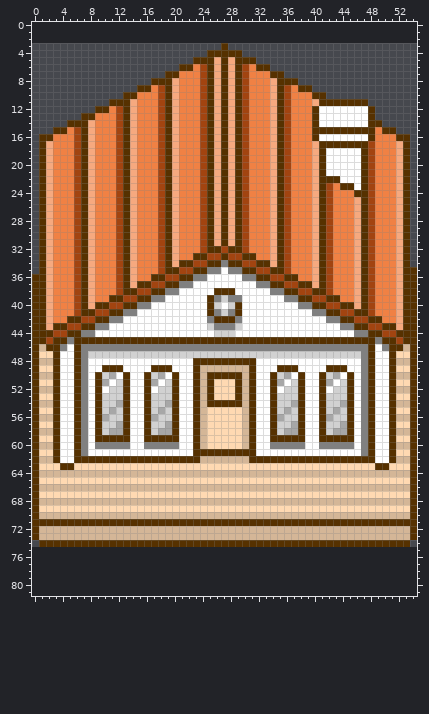
Sprite sheet: Aria/Assets/Sprites/building1.png. Above, as it was before the edit.
The file is 55x72 pixels. The old version is drawn lined up with the new one, on the new canvas.
After:
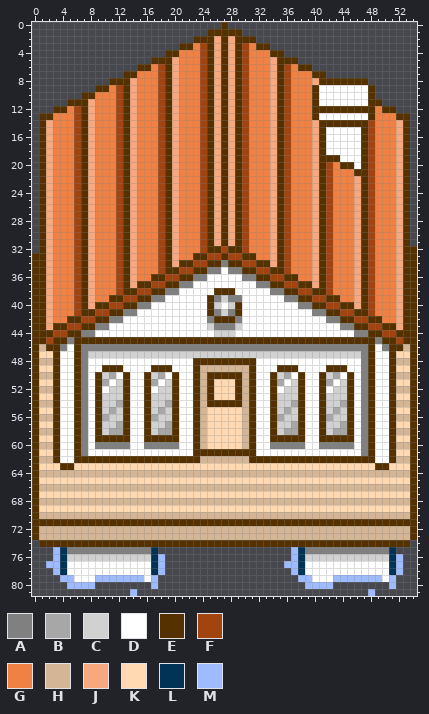
Palette (. is transparent): A #808080  B #a7a7a7  C #d1d1d1  D #ffffff  E #563100  F #a24410  G #f08144  H #d4b697  J #f6a97f  K #ffd9b2  L #003356  M #9fbbff
The author wrote: Edited miscellaneous buildings to contain floating pillars
Difference:
canvas 55x72 -> 55x82, the old top-left corner now at 0,3
@@ x 0..54 @@
- 0 .......................................................
- 1 .......................................................
- 2 .......................................................
- 3 ...........................E...........................
- 4 .........................EEEEE.........................
- 5 .......................EEEJEJEEE.......................
- 6 .....................EEGFEJEJEFGEE.....................
- 7 ...................EEGGGFEJEJEFGGGEE...................
- 8 .................EEEJGGGFEJEJEFGGGJEEE.................
- 9 ...............EEGFEJGGGFEJEJEFGGGJEFGEE...............
-10 .............EEGGGFEJGGGFEJEJEFGGGJEFGGGEE.............
-11 ...........EEEJGGGFEJGGGFEJEJEFGGGJEFGGGJEEEEEEE.......
-12 .........EEGFEJGGGFEJGGGFEJEJEFGGGJEFGGGEDDDDDDDE......
-13 .......EEGGGFEJGGGFEJGGGFEJEJEFGGGJEFGGGEDDDDDDDE......
-14 .....EEEJGGGFEJGGGFEJGGGFEJEJEFGGGJEFGGGEDDDDDDDEE.....
-15 ...EEGFEJGGGFEJGGGFEJGGGFEJEJEFGGGJEFGGGEEEEEEEEEGEE...
-16 .EEGGGFEJGGGFEJGGGFEJGGGFEJEJEFGGGJEFGGGEDDDDDDDEGGGEE.
-17 .EJGGGFEJGGGFEJGGGFEJGGGFEJEJEFGGGJEFGGGJEEEEEEEFGGGJE.
+ 0 ...........................E...........................
+ 1 .........................EEEEE.........................
+ 2 .......................EEEJEJEEE.......................
+ 3 .....................EEGFEJEJEFGEE.....................
+ 4 ...................EEGGGFEJEJEFGGGEE...................
+ 5 .................EEEJGGGFEJEJEFGGGJEEE.................
+ 6 ...............EEGFEJGGGFEJEJEFGGGJEFGEE...............
+ 7 .............EEGGGFEJGGGFEJEJEFGGGJEFGGGEE.............
+ 8 ...........EEEJGGGFEJGGGFEJEJEFGGGJEFGGGJEEEEEEE.......
+ 9 .........EEGFEJGGGFEJGGGFEJEJEFGGGJEFGGGEDDDDDDDE......
+10 .......EEGGGFEJGGGFEJGGGFEJEJEFGGGJEFGGGEDDDDDDDE......
+11 .....EEEJGGGFEJGGGFEJGGGFEJEJEFGGGJEFGGGEDDDDDDDEE.....
+12 ...EEGFEJGGGFEJGGGFEJGGGFEJEJEFGGGJEFGGGEEEEEEEEEGEE...
+13 .EEGGGFEJGGGFEJGGGFEJGGGFEJEJEFGGGJEFGGGEDDDDDDDEGGGEE.
+14 .EJGGGFEJGGGFEJGGGFEJGGGFEJEJEFGGGJEFGGGJEEEEEEEFGGGJE.
+15 .EJGGGFEJGGGFEJGGGFEJGGGFEJEJEFGGGJEFGGGJEDDDDDEFGGGJE.
+16 .EJGGGFEJGGGFEJGGGFEJGGGFEJEJEFGGGJEFGGGJEDDDDDEFGGGJE.
+17 .EJGGGFEJGGGFEJGGGFEJGGGFEJEJEFGGGJEFGGGJEDDDDDEFGGGJE.
 18 .EJGGGFEJGGGFEJGGGFEJGGGFEJEJEFGGGJEFGGGJEDDDDDEFGGGJE.
-19 .EJGGGFEJGGGFEJGGGFEJGGGFEJEJEFGGGJEFGGGJEDDDDDEFGGGJE.
-20 .EJGGGFEJGGGFEJGGGFEJGGGFEJEJEFGGGJEFGGGJEDDDDDEFGGGJE.
-21 .EJGGGFEJGGGFEJGGGFEJGGGFEJEJEFGGGJEFGGGJEDDDDDEFGGGJE.
-22 .EJGGGFEJGGGFEJGGGFEJGGGFEJEJEFGGGJEFGGGJEEEDDDEFGGGJE.
-23 .EJGGGFEJGGGFEJGGGFEJGGGFEJEJEFGGGJEFGGGJEFGEEDEFGGGJE.
-24 .EJGGGFEJGGGFEJGGGFEJGGGFEJEJEFGGGJEFGGGJEFGGGEEFGGGJE.
+19 .EJGGGFEJGGGFEJGGGFEJGGGFEJEJEFGGGJEFGGGJEEEDDDEFGGGJE.
+20 .EJGGGFEJGGGFEJGGGFEJGGGFEJEJEFGGGJEFGGGJEFGEEDEFGGGJE.
+21 .EJGGGFEJGGGFEJGGGFEJGGGFEJEJEFGGGJEFGGGJEFGGGEEFGGGJE.
+22 .EJGGGFEJGGGFEJGGGFEJGGGFEJEJEFGGGJEFGGGJEFGGGJEFGGGJE.
+23 .EJGGGFEJGGGFEJGGGFEJGGGFEJEJEFGGGJEFGGGJEFGGGJEFGGGJE.
+24 .EJGGGFEJGGGFEJGGGFEJGGGFEJEJEFGGGJEFGGGJEFGGGJEFGGGJE.
 25 .EJGGGFEJGGGFEJGGGFEJGGGFEJEJEFGGGJEFGGGJEFGGGJEFGGGJE.
@@ x 0..54 @@
 31 .EJGGGFEJGGGFEJGGGFEJGGGFEJEJEFGGGJEFGGGJEFGGGJEFGGGJE.
-32 .EJGGGFEJGGGFEJGGGFEJGGGFEEFEEFGGGJEFGGGJEFGGGJEFGGGJE.
-33 .EJGGGFEJGGGFEJGGGFEJGGEEFFEFFEEGGJEFGGGJEFGGGJEFGGGJE.
-34 .EJGGGFEJGGGFEJGGGFEJEEFFEEAEEFFEEJEFGGGJEFGGGJEFGGGJE.
-35 .EJGGGFEJGGGFEJGGGFEEFFEEAADAAEEFFEEFGGGJEFGGGJEFGGGJEE
+32 .EJGGGFEJGGGFEJGGGFEJGGGFEEFEEFGGGJEFGGGJEFGGGJEFGGGJEE
+33 EEJGGGFEJGGGFEJGGGFEJGGEEFFEFFEEGGJEFGGGJEFGGGJEFGGGJEE
+34 EEJGGGFEJGGGFEJGGGFEJEEFFEEAEEFFEEJEFGGGJEFGGGJEFGGGJEE
+35 EEJGGGFEJGGGFEJGGGFEEFFEEAADAAEEFFEEFGGGJEFGGGJEFGGGJEE
 36 EEJGGGFEJGGGFEJGGEEFFEEAADDDDDAAEEFFEEGGJEFGGGJEFGGGJEE
@@ x 0..54 @@
 74 .EEEEEEEEEEEEEEEEEEEEEEEEEEEEEEEEEEEEEEEEEEEEEEEEEEEEE.
-75 .......................................................
-76 .......................................................
-77 .......................................................
-78 .......................................................
-79 .......................................................
-80 .......................................................
-81 .......................................................
+75 ...MLAAAAAAAAAAAAL...................MLAAAAAAAAAAAAL...
+76 ...MLCCCCCCCCCCCCLM..................MLCCCCCCCCCCCCLM..
+77 ..MMLDDDDDDDDDDDDLM.................MMLDDDDDDDDDDDDLM..
+78 ...MLDDDDDDDDDDDDLM..................MLDDDDDDDDDDDDLM..
+79 ....MMDDDMMMMMMMDM....................MMDDDMMMMMMMDM...
+80 .....MMMM........M.....................MMMM........M...
+81 ..............M.................................M......
Changed places in both pictures, as pixel boxes (x1, y1, x2, y2):
changed: (39, 22, 410, 197)
added: (410, 246, 417, 267)
added: (32, 253, 39, 274)
added: (46, 547, 165, 596)
added: (284, 547, 403, 596)
